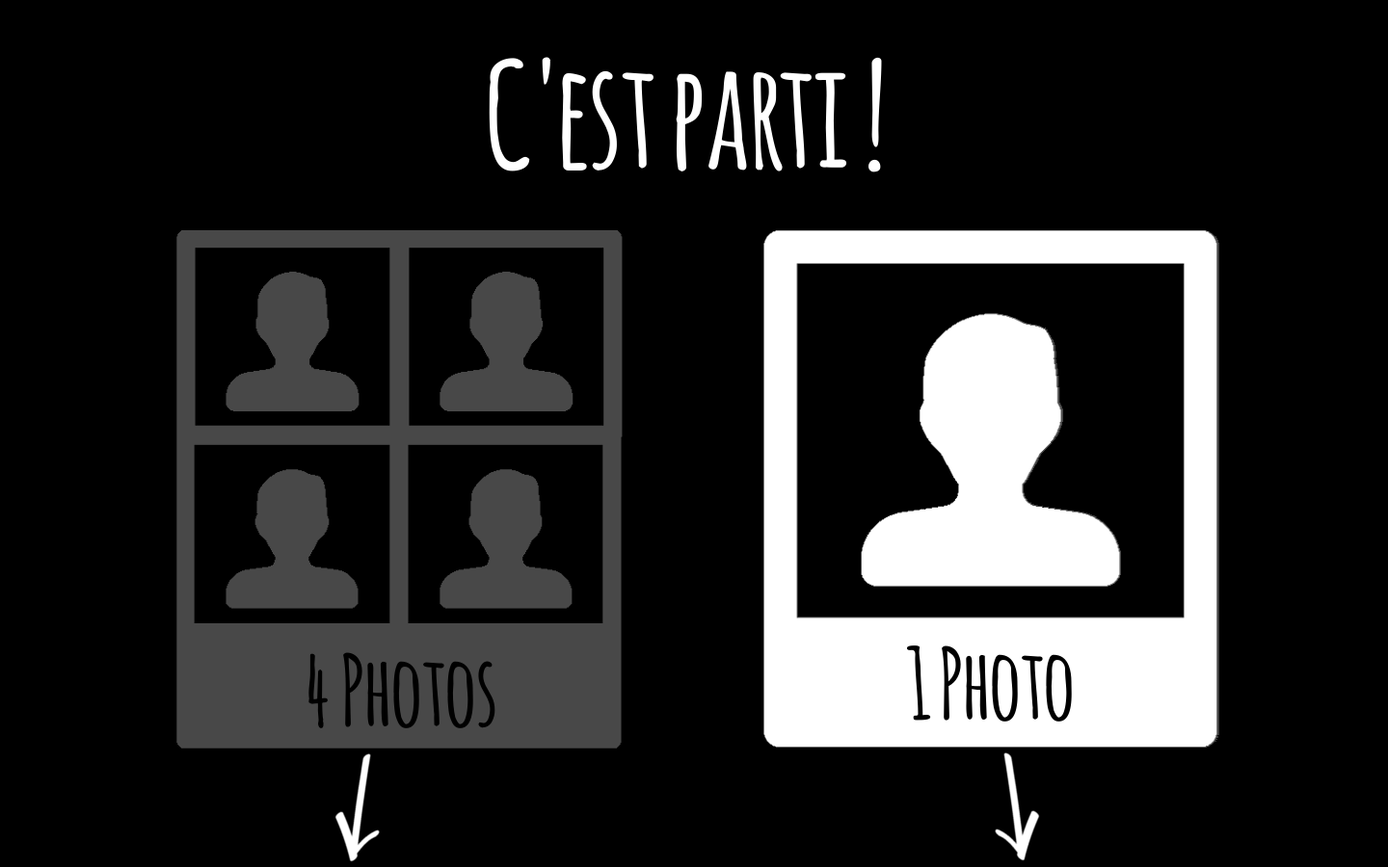
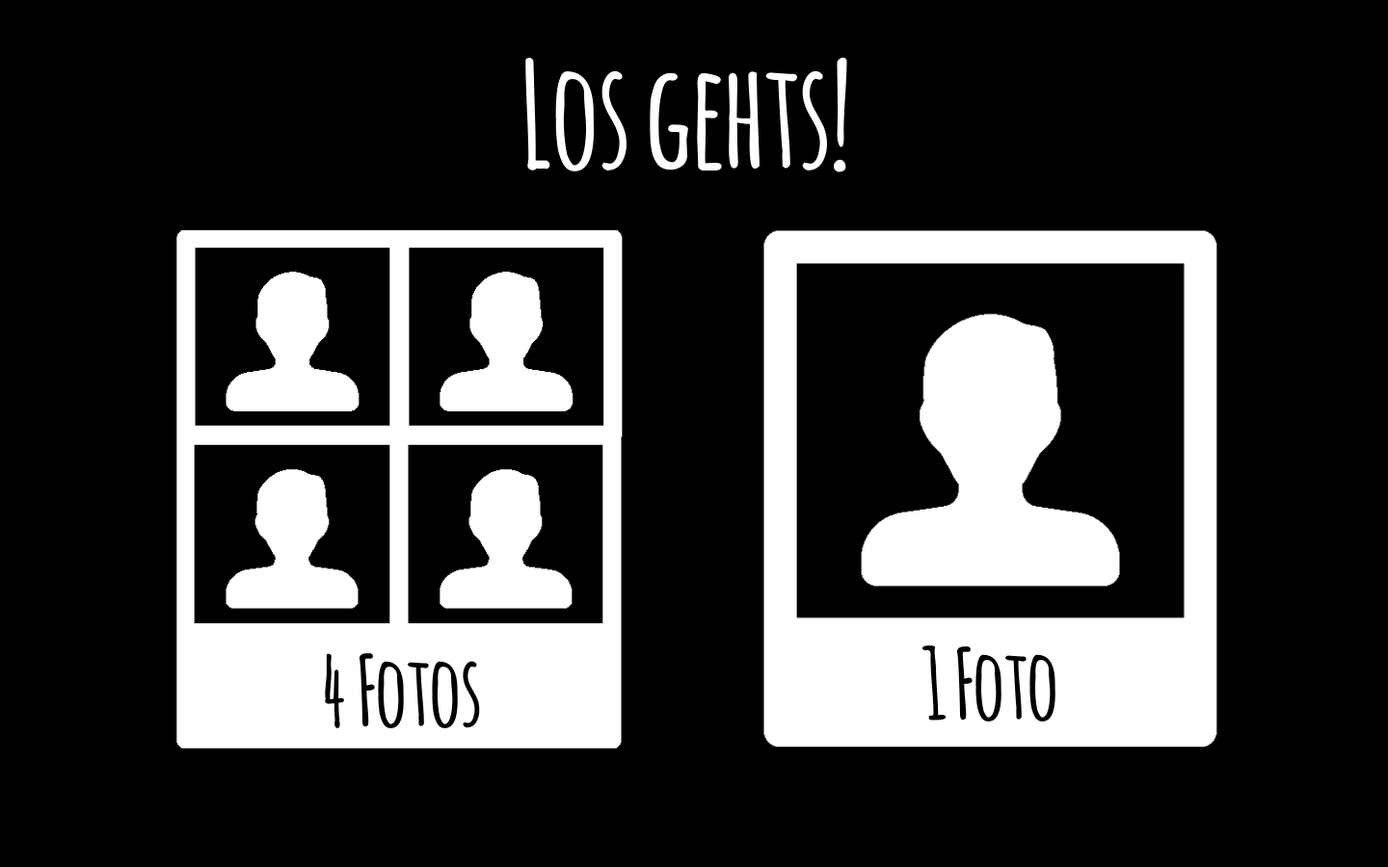
The second 1388×867 image is a revision of the first. Changes to its layers:
added layer "De - 4 Fotos" above "4 Photos" over [left=324, top=653, right=480, bottom=729]
hid "4 Photos" over [left=308, top=652, right=496, bottom=729]
added layer "DE - 1 Foto" above "1 Photo" over [left=921, top=645, right=1056, bottom=722]
hid "1 Photo" over [left=906, top=645, right=1072, bottom=722]
showed "noun_4photos_selected.png", moved it above "noun_4photos_deselected.png" over [left=176, top=230, right=623, bottom=749]
hid "noun_4photos_deselected.png" over [left=176, top=230, right=623, bottom=749]
hid "noun_1photo_deselected.png" over [left=764, top=230, right=1219, bottom=748]
added layer "DE - Los gehts!" above "FR - C'est parti" over [left=525, top=56, right=848, bottom=173]
renamed "C'est parti" to "FR - C'est parti", hid it over [left=488, top=56, right=882, bottom=173]
hid "fleche gauche" over [left=334, top=753, right=380, bottom=863]
hid "fleche droite" over [left=994, top=752, right=1040, bottom=862]
